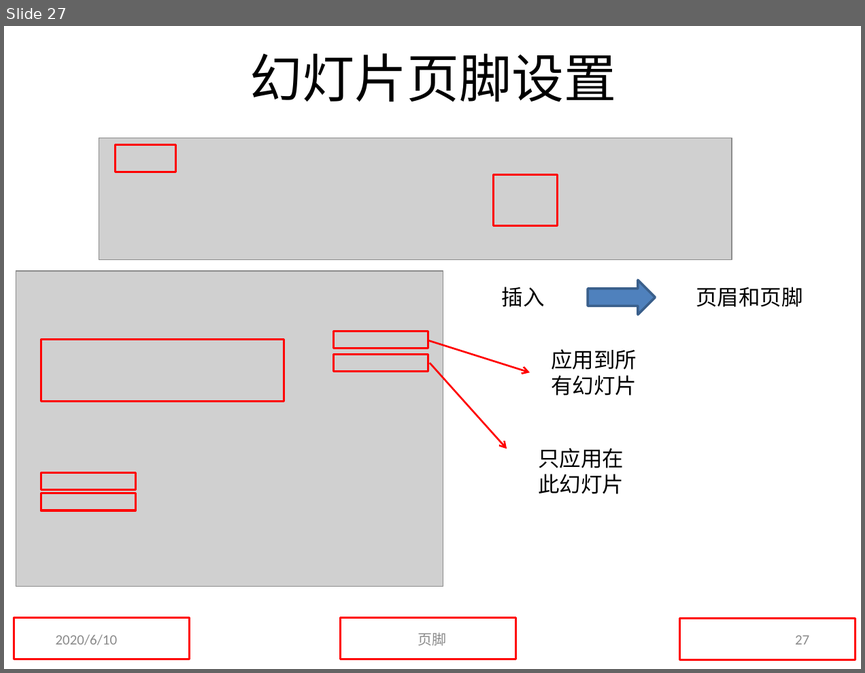
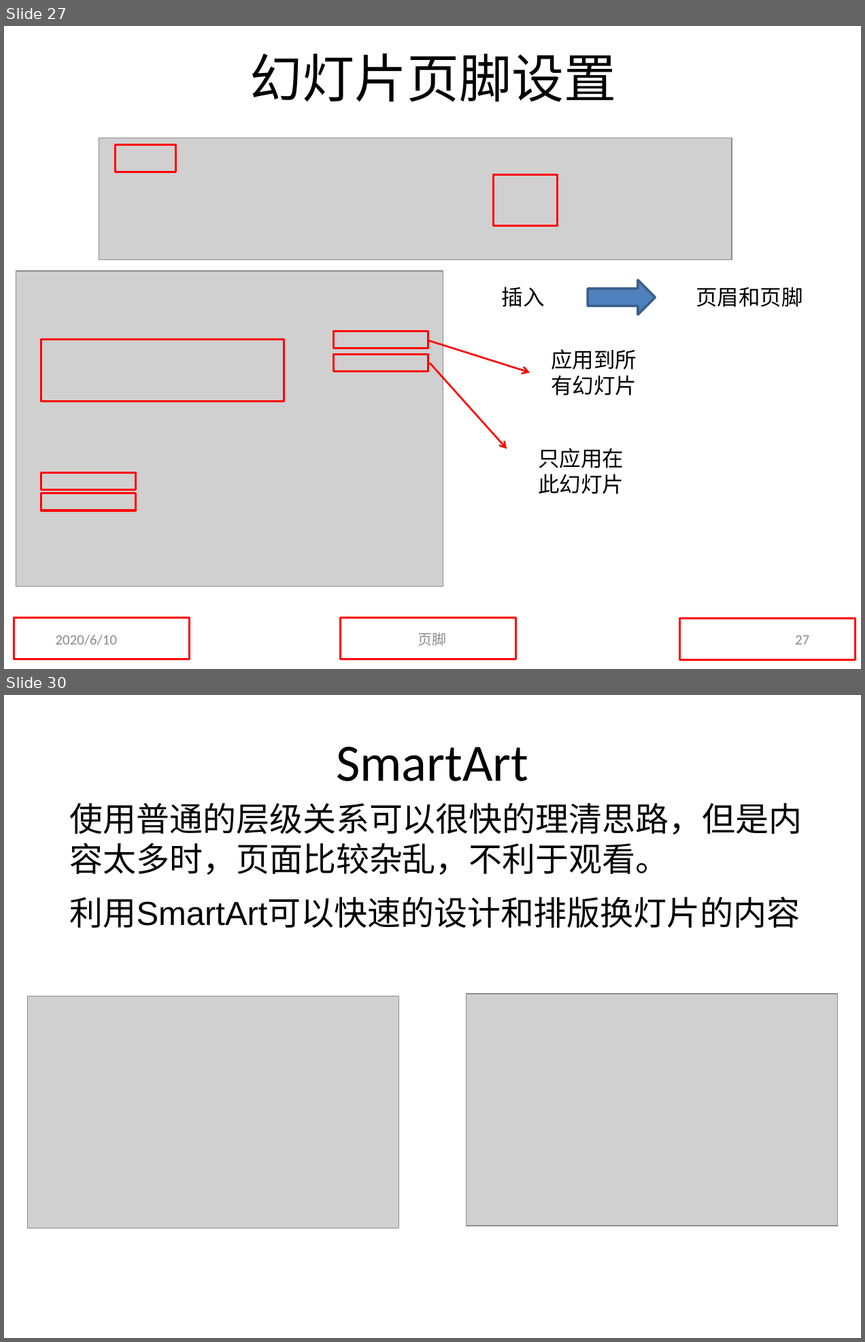
Before and after one commit to sans123wx/class, a slide deck: 第5章ppt/PowerPoint.pptx. Shown one above the other, each under a label of ours: slide 27 before the commit, slides 27 and 30 after it; the slides between them are not shown. The pictures are 865x673 and 865x1342 pixels, drawn with LibreOffice and Linux fonts; fonts in the diff are those of the drawing; grey boxes stand for pictures. Boxes give left, top, right and bottom in pixels: in the first picture for what was removed or moved away, otherwise in the second. Text is boxed around its words. In the diff, an @@ line names an element or a change of style, - is before the commit and + after.

```diff
--- a/第5章ppt/PowerPoint.pptx
+++ b/第5章ppt/PowerPoint.pptx
@@ slide 30 added at [4,695,861,1338], background #FFFFFF @@
@@ title added at [336,747,528,781], 44 pt, text #000000 @@
+SmartArt
@@ text added at [70,802,802,928], 28 pt, text #000000 @@
+使用普通的层级关系可以很快的理清思路，但是内容太多时，页面比较杂乱，不利于观看。
+利用SmartArt可以快速的设计和排版换灯片的内容
@@ picture added at [28,996,399,1228] @@
@@ picture added at [466,993,837,1225] @@
```
Also in this commit, not shown: 1 slide changed, 10 other slides added, 1 other file.
